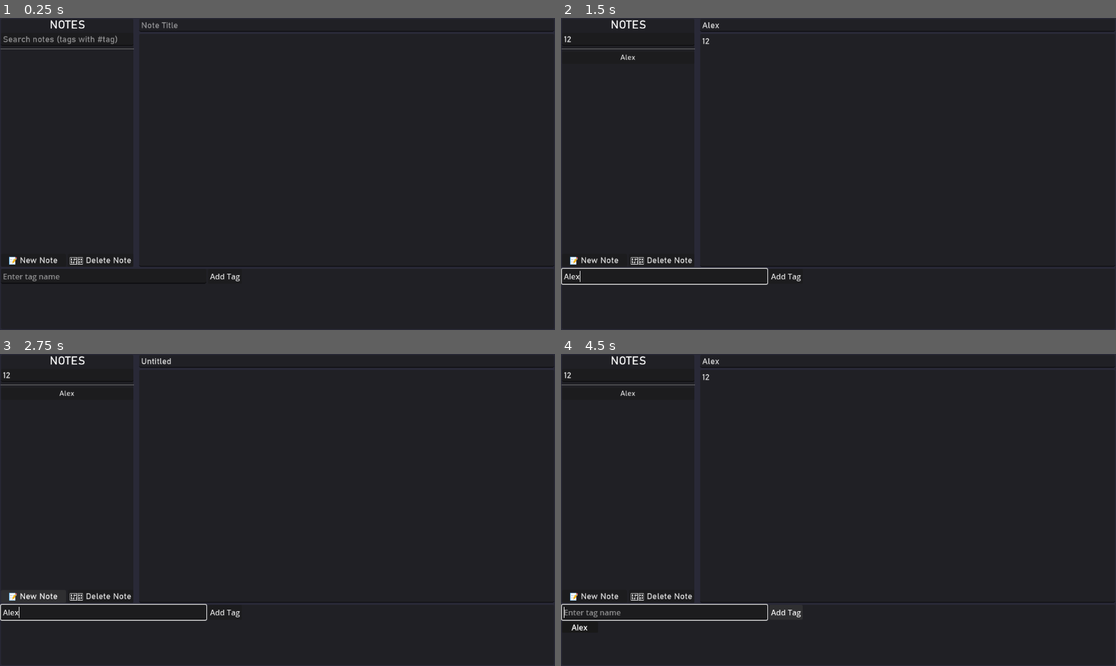
Above: before the commit, frames 1-4 (two rows, left to right).
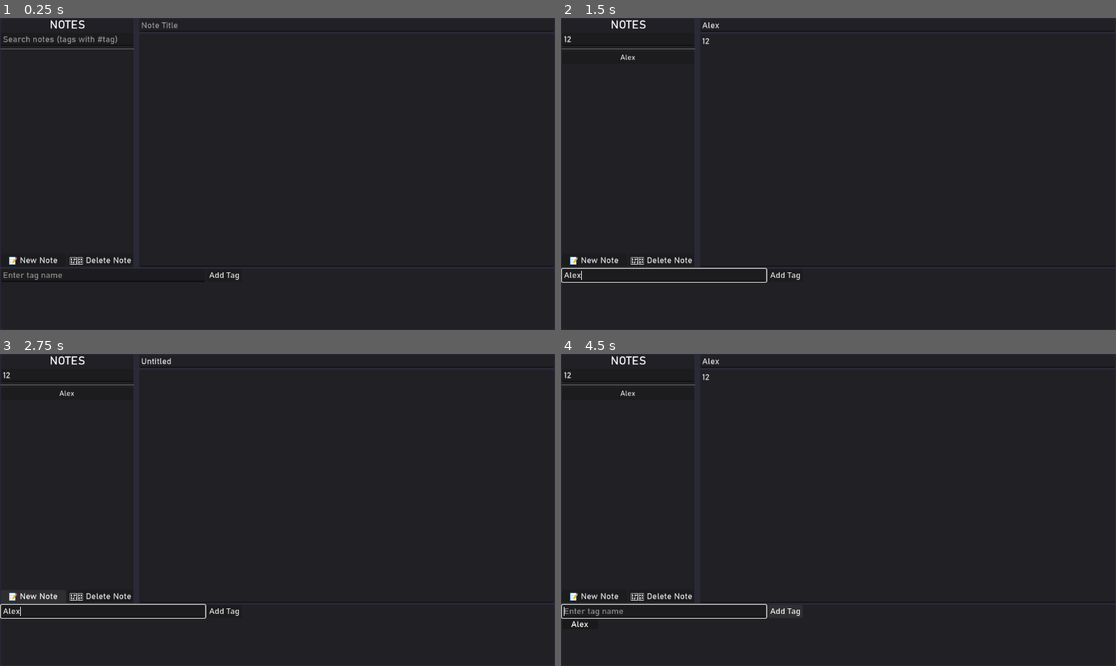
Above: after the commit, the same moments.

Repository: FroglightInteractive/FroglightNotes
Game: Godot game, scene res://scenes/main_window.tscn
Two runs of this game, one before a commit and one after it. Both use one fixed random seed, a clock stepped at 60 frames per second and the inputs below.
Inputs (mouse positions are in pixels of both pictures, inside the frame that each line leads up to):
- Up to frame 1 (0.25 s): no input
- Up to frame 2 (1.5 s): click (627, 39) at 0.52 s; type "12" at 0.6 s; click (905, 24) at 0.75 s; type "Alex" at 0.83 s; click (905, 149) at 0.98 s; type "12" at 1.07 s; click (666, 276) at 1.27 s; type "Alex" at 1.35 s
- Up to frame 3 (2.75 s): click "📝 New Note" at 2 s
- Up to frame 4 (4.5 s): click "📝 New Note" at 2.75 s; click "Alex" at 3.5 s; click "Add Tag" at 4.25 s

The runs differ from the first frame. In frame 1, 0.2% of the frame differs, in the area x 0-44%, y 81-85%; in frame 2, 0.4%; in frame 3, 0.4%; in frame 4, 0.5%, in the area x 0-44%, y 79-89%.

Commit message:
fix ui fonts

Diff:
--- a/scenes/main_window.tscn
+++ b/scenes/main_window.tscn
@@ -181,12 +181,16 @@
 [node name="TagsLine" type="LineEdit" parent="MarginContainer/VBoxContainer/BottomBar/TagBar/VBoxContainer/GridContainer"]
 layout_mode = 2
 size_flags_horizontal = 3
+theme_override_fonts/font = ExtResource("2_52e18")
+theme_override_font_sizes/font_size = 18
 placeholder_text = "Enter tag name"
 
 [node name="AddTagButton" type="Button" parent="MarginContainer/VBoxContainer/BottomBar/TagBar/VBoxContainer/GridContainer"]
 layout_mode = 2
 size_flags_horizontal = 0
 focus_mode = 0
+theme_override_fonts/font = ExtResource("2_52e18")
+theme_override_font_sizes/font_size = 18
 text = "Add Tag"
 
 [node name="ScrollContainer" type="ScrollContainer" parent="MarginContainer/VBoxContainer/BottomBar/TagBar/VBoxContainer"]
--- a/scenes/tag.tscn
+++ b/scenes/tag.tscn
@@ -1,6 +1,11 @@
-[gd_scene load_steps=3 format=3 uid="uid://bqn4gst42bex5"]
+[gd_scene load_steps=5 format=3 uid="uid://bqn4gst42bex5"]
 
+[ext_resource type="FontFile" uid="uid://byypkayusmc3f" path="res://assets/fonts/bahnschrift.ttf" id="1_lc2h4"]
 [ext_resource type="Script" uid="uid://bcnfqp5t6fqqt" path="res://scripts/tag.gd" id="1_r78br"]
+
+[sub_resource type="LabelSettings" id="LabelSettings_hjd28"]
+font = ExtResource("1_lc2h4")
+font_size = 18
 
 [sub_resource type="StyleBoxFlat" id="StyleBoxFlat_r78br"]
 bg_color = Color(0.0992318, 0.0992318, 0.0992317, 1)
@@ -13,7 +18,9 @@
 custom_minimum_size = Vector2(75, 0)
 offset_right = 1.0
 offset_bottom = 23.0
+label_settings = SubResource("LabelSettings_hjd28")
 horizontal_alignment = 1
+vertical_alignment = 1
 script = ExtResource("1_r78br")
 
 [node name="Tag" type="Panel" parent="."]
